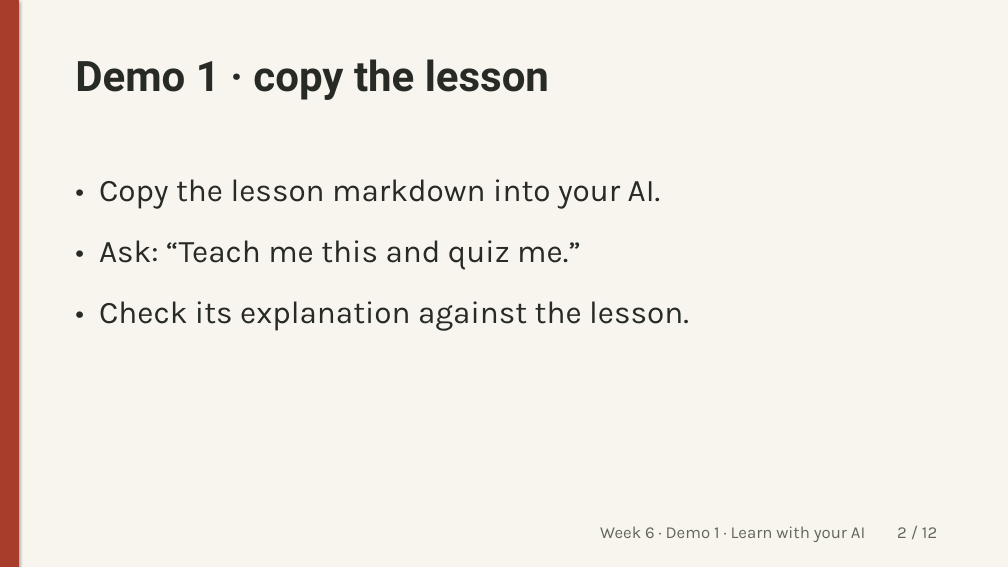
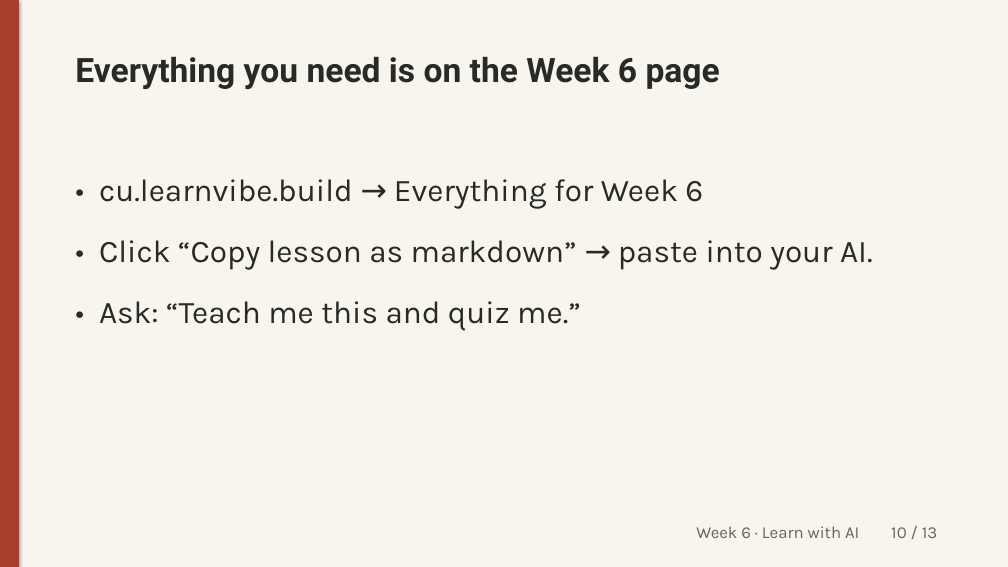
Before and after one commit to unforcedagi/learn-vibe-build-deck, a slide deck: slide 10 of lessons/week-6/_src/week6-lecture.pptx (slide 2 before the commit). Drawn at 1008x567 pixels with LibreOffice and Linux fonts; fonts in the diff are those of the drawing. Boxes give left, top, right and bottom in pixels: in the first picture for what was removed or moved away, otherwise in the second. Text is boxed around its words. In the diff, an @@ line names an element or a change of style, - is before the commit and + after.

Commit message:
Week 6 final: slides → one live conversation → small-group learning builds (#10)
* Week 6 foundation: copy lesson, light context file, get online; no live connector or pair exercise

* No connector advertising anywhere in Week 6; concept only next week

* Week 6 final sequence: slides first, one open Claude conversation, small-group learning builds

* Align lesson title/contents and remove staged-demo resource cards

---------

```diff
--- a/lessons/week-6/_src/week6-lecture.pptx
+++ b/lessons/week-6/_src/week6-lecture.pptx
@@ text at [75,56,720,89]: text changed; size 40 to 32 pt @@
-Demo 1 · copy the lesson
+Everything you need is on the Week 6 page
@@ text at [99,179,872,270]: text changed @@
-• Copy the lesson markdown into your AI.
+• cu.learnvibe.build → Everything for Week 6
+• Click “Copy lesson as markdown” → paste into your AI.
@@ text at [99,301,689,331]: paragraph removed @@
-• Check its explanation against the lesson.
@@ text at [696,526,937,538]: text changed @@
-Week 6 · Demo 1 · Learn with your AI 2 / 12
+Week 6 · Learn with AI 10 / 13
```
Also in this commit, not shown: 8 other slides changed, 4 slides added, 3 slides removed, 13 other files.
